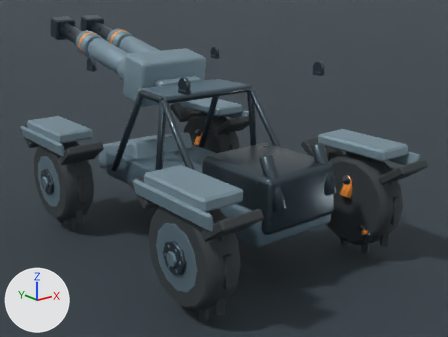
What one commit did to the Blender file content/source-art/fieldmedicrover.blend.
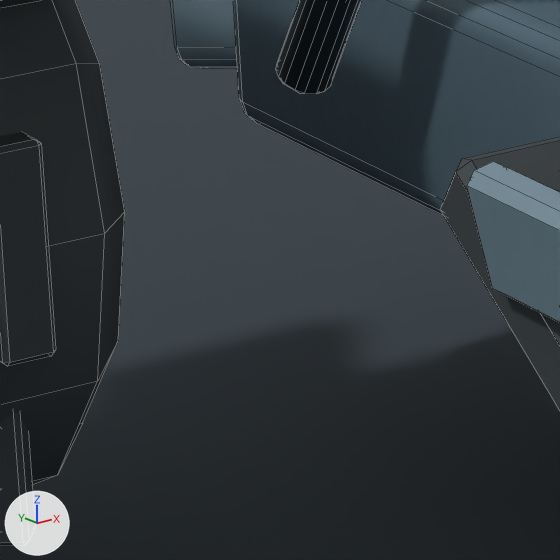
The first picture shows the older version from a 50 mm lens placed at (-3.35, -4.5, 2.46), pointed at (0.31, 0.07, 0.63). The close-ups show the older and then the newer version on the part from 18% to 32% of the width and 48% to 67% of the height of that picture. Only the edits that show in the close-ups are written down. Every picture has the same lights, and +X, +Y and +Z are marked at lower left. The close-ups show mesh edges as thin lines.

Script lines for the objects in view, before the commit:
```python
me_cube_015 = bpy.data.meshes.new('Cube.015')
me_cube_015.from_pydata(...)  # 24 vertices, 26 faces; spans x -0.032..0.032, y -0.026..0.026, z -0.123..0.123
me_cube_015.materials.append(mat_fieldmedicrover_tread)  # dark grey #3c4245
me_cube_040 = bpy.data.meshes.new('Cube.040')
me_cube_040.from_pydata(...)  # 96 vertices, 98 faces; spans x -0.43..0.43, y -1.2..1.2, z -0.14..0.14
me_cube_040.polygons.foreach_set('use_smooth', [True] * 98)
me_cube_040.materials.append(mat_fieldmedicrover_primaryarmor)
me_cube_065 = bpy.data.meshes.new('Cube.065')
me_cube_065.from_pydata(...)  # 24 vertices, 26 faces; spans x -0.03..0.03, y -0.468..0.468, z -0.06..0.06
me_cube_065.materials.append(mat_fieldmedicrover_lightarmor)
ob_fieldmedicroverarmor_spinechassis = bpy.data.objects.new('FieldMedicRoverArmor_SpineChassis', me_cube_040)
ob_fieldmedicroverarmor_spinechassis.location = (0.0, -0.05, 0.58)
ob_fieldmedicroverfender_1_l_flarelip = bpy.data.objects.new('FieldMedicRoverFender_1_L_FlareLip', me_cube_065)
ob_fieldmedicroverfender_1_l_flarelip.location = (-1.107, -1.1, 0.937)
ob_fieldmedicroverwheel_front_l_treadlug_6 = bpy.data.objects.new('FieldMedicRoverWheel_Front_L_TreadLug_6', me_cube_015)
ob_fieldmedicroverwheel_front_l_treadlug_6.location = (-0.925, 0.697, 0.515)
# also in view: 'FieldMedicRoverRollCage_APillar_L' at (-0.49, 0.55, 1.02); 'FieldMedicRoverArmor_FrontNose' at (0.0, 1.05, 0.65); 'FieldMedicRoverWheel_Front_L_TireCarcass' at (-0.93, 1.1, 0.51); 'PreviewFloor' at (0.0, 0.0, -0.01); 'FieldMedicRoverFender_1_L_FrontMudflap' at (-0.93, -0.64, 0.88)
```
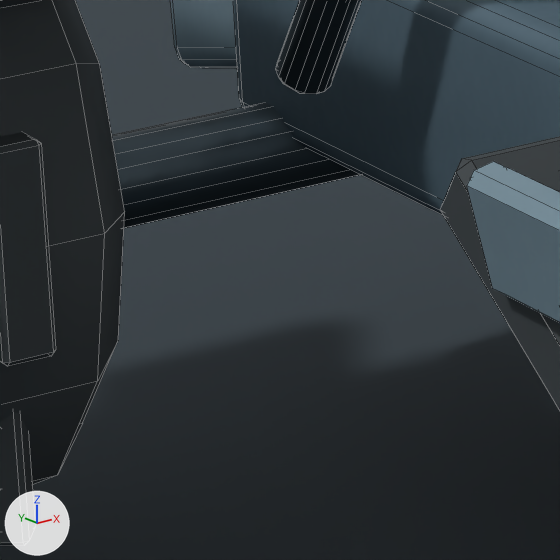
Edits to the bpy script that builds the scene:
```text
Add me_cylinder_084:
    me_cylinder_084.from_pydata(...)  # 48 vertices, 50 faces; spans x -0.86..0.86, y -0.05..0.05, z -0.05..0.05
    me_cylinder_084.materials.append(mat_fieldmedicrover_gunmetal)
Add ob_fieldmedicroverchassis_axlebeam_front:
    ob_fieldmedicroverchassis_axlebeam_front = bpy.data.objects.new('FieldMedicRoverChassis_AxleBeam_Front', me_cylinder_084)
    ob_fieldmedicroverchassis_axlebeam_front.location = (0.0, 1.05, 0.435)
```

Pixel boxes [x1, y1, x2, y2] of what changed, in the close-ups (560 x 560 px):
'FieldMedicRoverChassis_AxleBeam_Front', added
    after: [112, 102, 360, 228]
